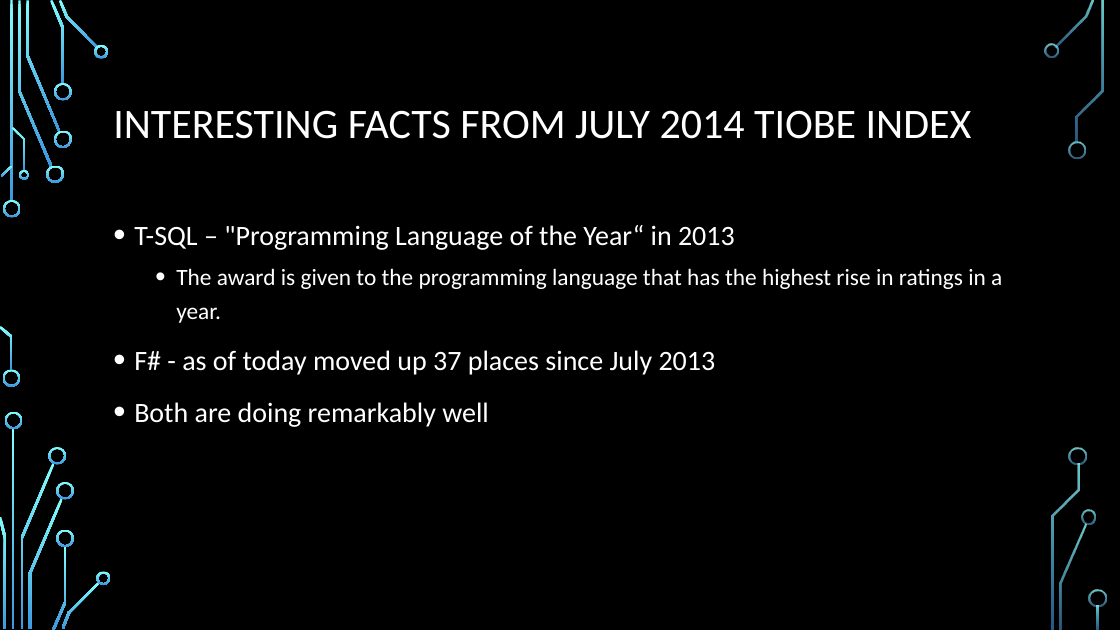
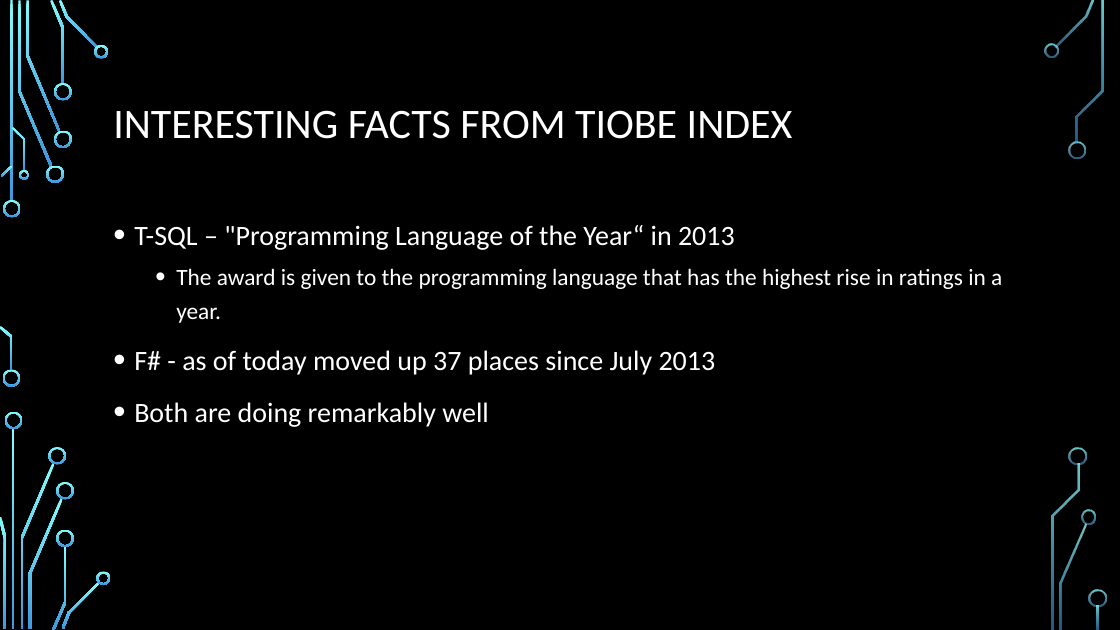
Before and after one commit to fsprojects/FSharp.Data.SqlClient, a slide deck: slide 2 of presentations/NYC F# UG. 2014-08-26.pptx. Drawn at 1120x630 pixels with LibreOffice and Linux fonts; fonts in the diff are those of the drawing; background and template pictures are left out. Boxes give left, top, right and bottom in pixels: in the first picture for what was removed or moved away, otherwise in the second. Text is boxed around its words. In the diff, an @@ line names an element or a change of style, - is before the commit and + after.

Commit message:
slides

```diff
--- a/presentations/NYC F# UG. 2014-08-26.pptx
+++ b/presentations/NYC F# UG. 2014-08-26.pptx
@@ title at <box>113,110,793,139</box>: text changed @@
-INTERESTING FACTS FROM JULY 2014 TIOBE INDEX
+INTERESTING FACTS FROM TIOBE INDEX
```
Also in this commit, not shown: 4 slides added.
